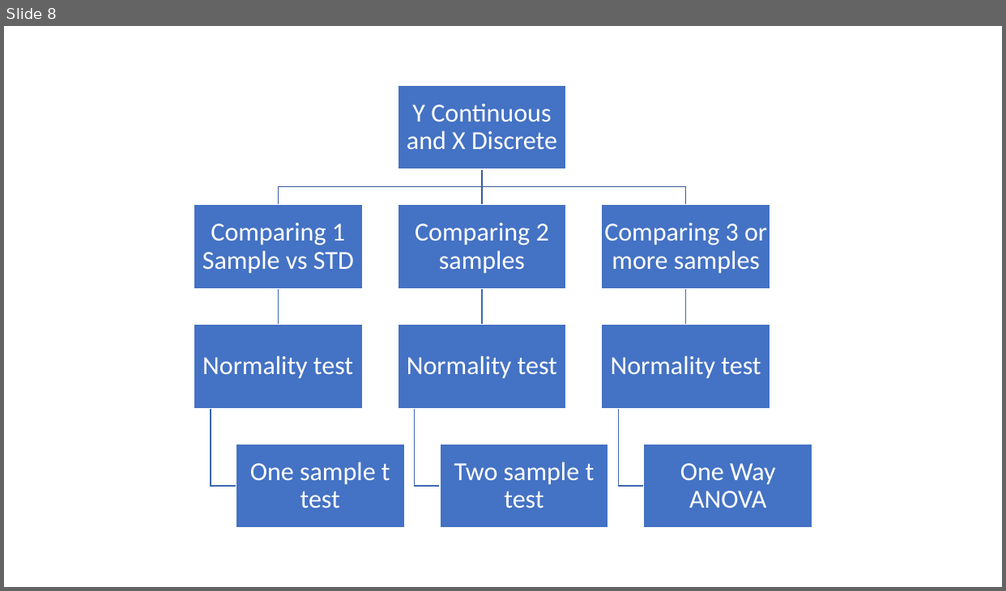
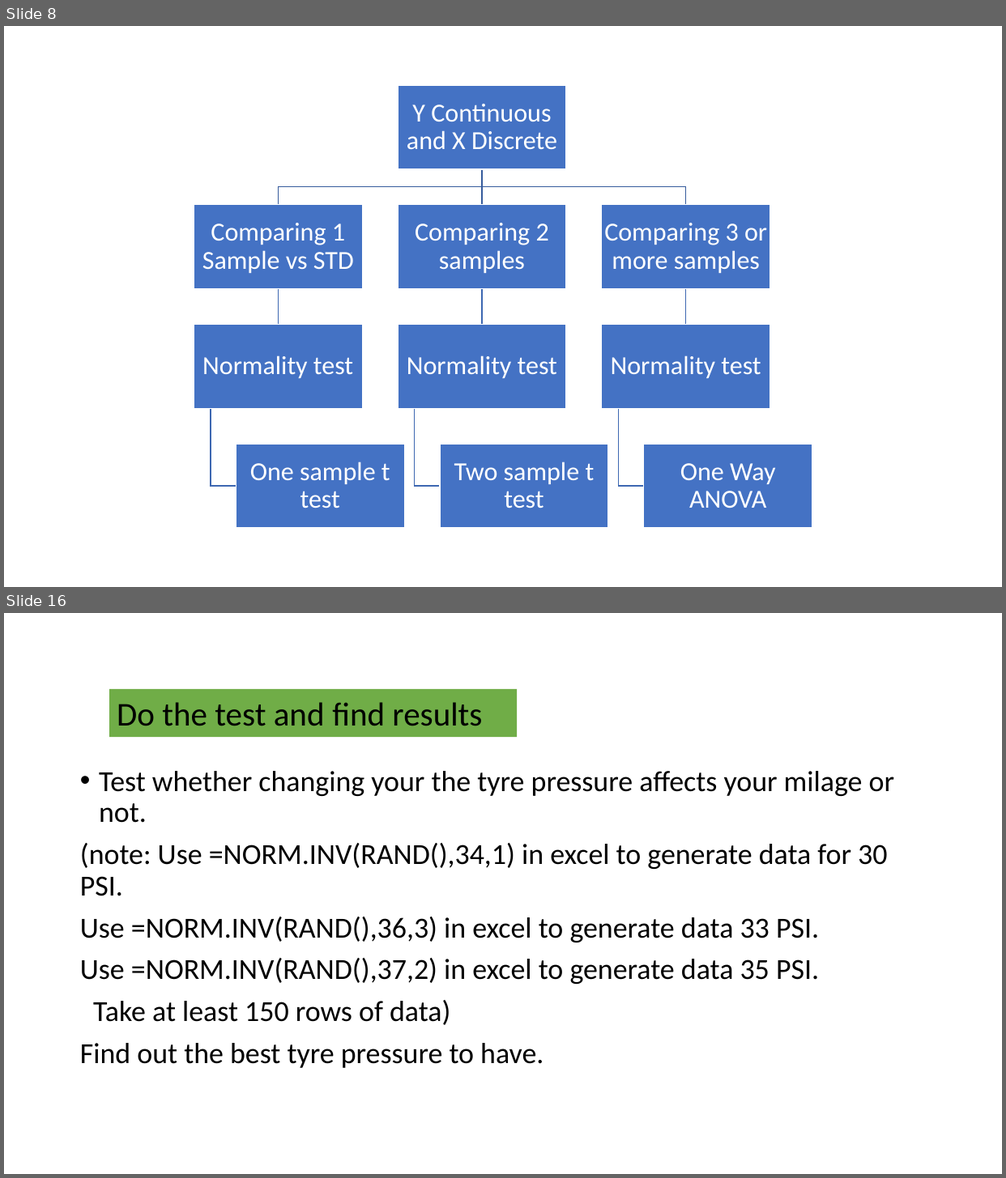
Before and after one commit to Rajeshprd/Decodr-batch-2-, a slide deck: Inferential Statistics.pptx. Shown one above the other, each under a label of ours: slide 8 before the commit, slides 8 and 16 after it; the slides between them are not shown. The pictures are 1006x591 and 1006x1178 pixels, drawn with LibreOffice and Linux fonts; fonts in the diff are those of the drawing. Boxes give left, top, right and bottom in pixels: in the first picture for what was removed or moved away, otherwise in the second. Text is boxed around its words. In the diff, an @@ line names an element or a change of style, - is before the commit and + after.

```diff
--- a/Inferential Statistics.pptx
+++ b/Inferential Statistics.pptx
@@ slide 16 added at [4, 613, 1002, 1174], background #FFFFFF @@
@@ rectangle added at [109, 689, 517, 737], fill #70AD47, 32 pt, text #000000 @@
+Do the test and find results
@@ text added at [80, 771, 894, 1068], 28 pt, text #000000 @@
+• Test whether changing your the tyre pressure affects your milage or not.
+(note: Use =NORM.INV(RAND(),34,1) in excel to generate data for 30 PSI.
+Use =NORM.INV(RAND(),36,3) in excel to generate data 33 PSI.
+Use =NORM.INV(RAND(),37,2) in excel to generate data 35 PSI.
+Take at least 150 rows of data)
+Find out the best tyre pressure to have.
```
Also in this commit, not shown: 8 other slides added.
